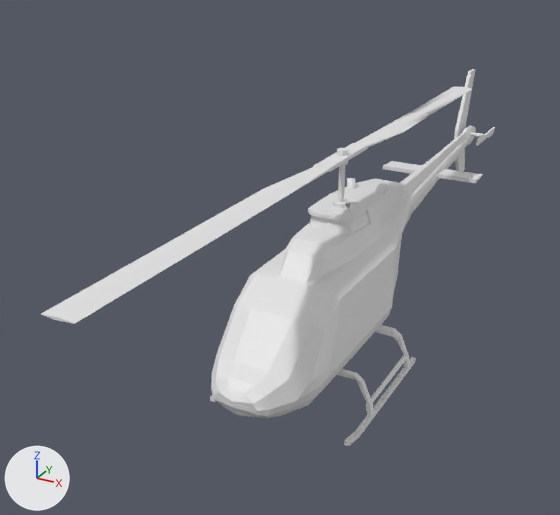
The FBX model Contents/mods/Expanded Helicopter Events/media/models_X/vehicles/Vehicle_Bell206.fbx: old version first, new version second.
Rendered twice from a camera (50 mm lens) standing at (1.43, -3.18, 2.22) and looking at (-0.41, 0.17, 0.54). Lighting does not change. The marker at lower left points along +X, +Y and +Z.
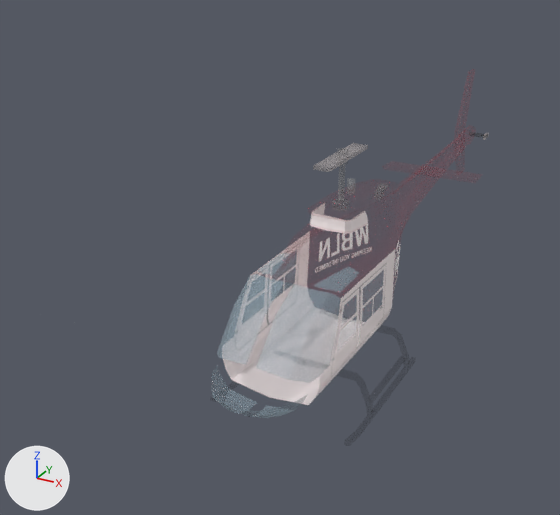
Boxes [x1, y1, x2, y2] around the edits, measured in the pictures (560 x 515 px):
'Plane.011', surface changed
    both: [41, 69, 495, 446]

The change, as a list of edits to the scene's bpy script:
```text
Add img_vehicle_bell206lbmw_png:
    img_vehicle_bell206lbmw_png = load_image('Vehicle_Bell206LBMW.png', '../../textures/vehicles/Vehicle_Bell206LBMW.png', 1024, 1024, 'Non-Color')
Change mat_material_001:
    add n2 = _N.new('ShaderNodeTexImage'); n2.name = 'Image Texture'
    add n2.image = img_vehicle_bell206lbmw_png
    add n3 = _N.new('ShaderNodeTexImage'); n3.name = 'Image Texture.001'
    add n3.image = img_vehicle_bell206lbmw_png
    where n0 = _N.new('ShaderNodeBsdfPrincipled'); n0.name = 'Principled BSDF'
    add _L.new(n2.outputs[0], n0.inputs[0])  # 'Color' to 'Base Color'
    add _L.new(n3.outputs[0], n0.inputs[4])  # 'Color' to 'Alpha'
```
